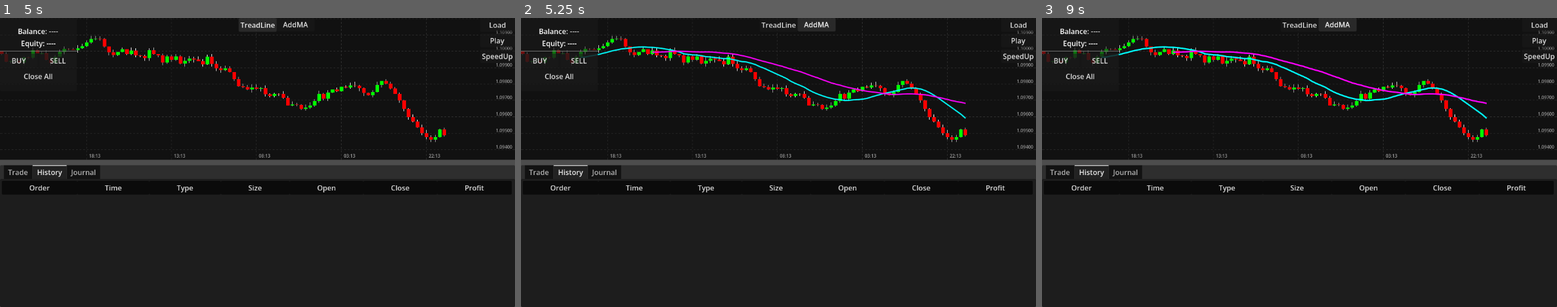
Above: before the commit, frames 1-3 (left to right).
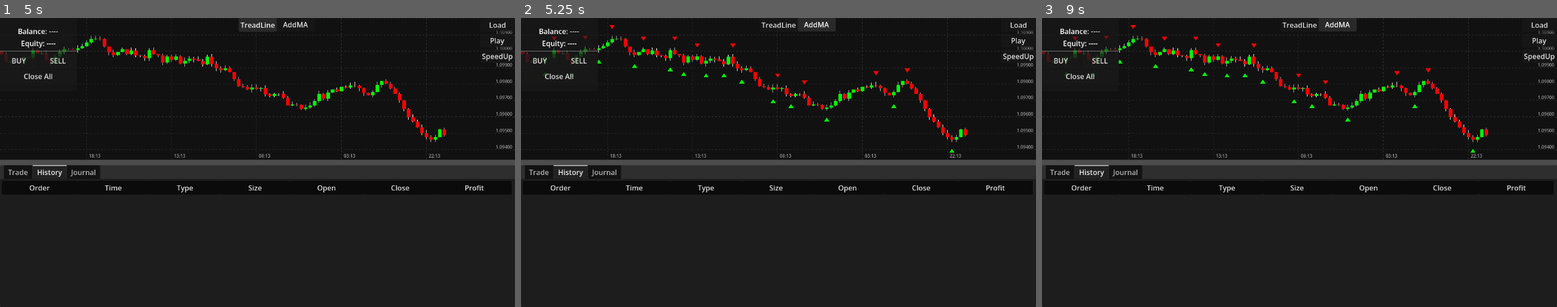
Above: after the commit, the same moments.

Repository: Bupalaoye/SuperTrader
Game: Godot game, scene res://Scenes/MainScene.tscn
Same seed, same stepped clock (60 frames per second), same inputs: the game is played once before the commit and once after it.
Inputs:
- Up to frame 1 (5 s): click "Play" at 0.5 s; click "Play" at 1.25 s; click "SpeedUp" at 2 s; click "BUY" at 2.75 s; click "SELL" at 3.5 s; click "TreadLine" at 4.25 s
- Up to frame 2 (5.25 s): click "AddMA" at 5 s
- Up to frame 3 (9 s): click "SpeedUp" at 5.75 s; click "BUY" at 6.5 s; click "SELL" at 7.25 s; click "TreadLine" at 8 s; click "AddMA" at 8.75 s

Frame 1 is identical in both runs. In frame 2, 1.1% of the frame differs, in the area x 4-87%, y 2-47%; in frame 3, 1.1%.
Error after the commit: Invalid call. Nonexistent function 'add_indicator' in base 'Control (IndicatorLayer)'. (res://Scripts/KLineChart.gd:513)

Commit message:
stash atr change

Diff:
--- a/Scripts/GameController.gd
+++ b/Scripts/GameController.gd
@@ -187,6 +187,7 @@
 	order_window.market_order_requested.connect(_on_order_window_submit)
 	order_window.window_closed.connect(func(): order_window_overlay.visible = false)
 
+
 	print("系统就绪! 请加载 CSV 数据。")
 
 
@@ -228,6 +229,8 @@
 			print("计算并添加 MA14...")
 			chart.calculate_and_add_ma(14, Color.CYAN)
 			chart.calculate_and_add_ma(30, Color.MAGENTA) # 顺便加个 MA30
+			# 同时添加分型
+			chart.calculate_and_add_fractals()
 		)
 
 # --- 交易执行包装器 ---
@@ -246,7 +249,7 @@
 
 # --- 订单窗口接口 ---
 
-# 打开订单窗口
+# 打开订单窗口 (集成 ATR 自动止损计算)
 func _open_order_window(default_type: OrderData.Type):
 	if _cached_last_candle.is_empty():
 		print("没有数据，无法交易")
@@ -254,17 +257,43 @@
 
 	var price = _cached_last_candle.c
 
-	# 显示遮罩和窗口
+	# --- 智能风控计算 (ATR) ---
+	var suggested_sl = 0.0
+	var suggested_tp = 0.0
+
+	# 1. 获取最近的 ATR (周期 14)
+	# 注意：为了性能，这里我们简单计算，或者如果已经有缓存最好。
+	# 由于计算整个历史的 ATR 很快，直接算即可。
+	var atr_values = IndicatorCalculator.calculate_atr(full_history_data, 14)
+	var current_idx = current_playback_index
+
+	# 安全检查：确保索引不越界
+	if current_idx < atr_values.size():
+		var current_atr = atr_values[current_idx]
+		if not is_nan(current_atr) and current_atr > 0:
+			print("当前 ATR(14): %.5f" % current_atr)
+
+			# 策略：止损 = 1.5倍 ATR, 止盈 = 2.0倍 ATR (盈亏比 1:1.3)
+			var sl_dist = current_atr * 1.5
+			var tp_dist = current_atr * 2.5 # 稍微贪婪一点
+
+			if default_type == OrderData.Type.BUY:
+				suggested_sl = price - sl_dist
+				suggested_tp = price + tp_dist
+			else:
+				suggested_sl = price + sl_dist
+				suggested_tp = price - tp_dist
+
+	# 显式显示遮罩和窗口
 	order_window_overlay.visible = true
 	order_window.visible = true
-	order_window_overlay.move_to_front() # 确保在最前
-
-	# 初始化数值 (默认 0.1 手，SL/TP 为 0)
-	order_window.setup_values(0.1, 0.0, 0.0)
+	order_window_overlay.move_to_front()
+
+	# 2. 填入智能计算的数值
+	order_window.setup_values(0.1, suggested_sl, suggested_tp)
 
 	# 立即刷新一次价格
 	order_window.update_market_data(price, price)
-	# 注意：真实交易里 bid 和 ask 有点差，这里模拟器暂且认为 bid=ask=close
 
 # 接收窗口的下单请求
 func _on_order_window_submit(type: OrderData.Type, lots: float, sl: float, tp: float):
--- a/Scripts/IndicatorLayer.gd
+++ b/Scripts/IndicatorLayer.gd
@@ -3,32 +3,39 @@
 
 # --- 依赖 ---
 var _chart: KLineChart
-var _indicators: Array[Dictionary] = [] # 存储所有开启的指标
+var _indicators: Array[Dictionary] = []
 
 # --- 结构定义 ---
-# 指标字典结构:
-# {
-#   "type": "MA",
-#   "data": [Array of floats],
-#   "color": Color,
-#   "width": 1.5,
-#   "is_subwindow": false # 是否像 MACD 那样画在副图 (目前先都画主图)
-# }
+# 1. Line: { type:"Line", data:[], color, width }
+# 2. Band: { type:"Band", data:{ub,lb,mb}, color, width }
+# 3. Marker: { type:"Marker", data:{ index: price, ... }, color, is_up: bool } [新增]
 
 func setup(chart: KLineChart):
 	_chart = chart
 	mouse_filter = MouseFilter.MOUSE_FILTER_IGNORE
 	set_anchors_preset(Control.PRESET_FULL_RECT)
 
-# 添加一个指标数据
-func add_indicator(data_array: Array, color: Color, width: float = 1.0):
-	var ind = {
-		"type": "Line",
-		"data": data_array,
+# 添加普通折线
+func add_line_indicator(data_array: Array, color: Color, width: float = 1.0):
+	_indicators.append({ "type": "Line", "data": data_array, "color": color, "width": width })
+	queue_redraw()
+
+# 添加布林带通道
+func add_band_indicator(data_dict: Dictionary, color: Color, width: float = 1.0):
+	_indicators.append({ "type": "Band", "data": data_dict, "color": color, "width": width })
+	queue_redraw()
+
+# [新增] 添加图标标记 (用于分型 Fractals)
+# data_map: 字典 { index(int): price(float), ... }
+# is_up_arrow: true=向上箭头(标记底), false=向下箭头(标记顶)
+func add_marker_indicator(data_map: Dictionary, color: Color, is_up_arrow: bool):
+	_indicators.append({
+		"type": "Marker",
+		"data": data_map,
 		"color": color,
-		"width": width
-	}
-	_indicators.append(ind)
+		"is_up": is_up_arrow,
+		"width": 1.0
+	})
 	queue_redraw()
 
 func clear_indicators():
@@ -38,47 +45,148 @@
 func _draw():
 	if not _chart or _indicators.is_empty(): return
 
-	# 获取图表可见范围，只绘制可见部分，提升性能
-	# 这里我们需要访问 KLineChart 的一些私有变量，或者再次复用其公开接口
-	# 为了方便，我们在 KLineChart 里加一个 get_visible_range() 接口
-	# 现在先全量绘制，或者简单的视锥剔除
+	var start_idx = max(0, _chart.get_first_visible_index() - 2)
+	var end_idx = min(_chart.get_last_visible_index() + 2, 999999)
 
-	var chart_rect = get_rect()
-	var point_count = _indicators[0].data.size() # 假设所有指标长度和 K线一致
+	for ind in _indicators:
+		if ind.type == "Line":
+			_draw_simple_line(ind, start_idx, end_idx)
+		elif ind.type == "Band":
+			_draw_band_channel(ind, start_idx, end_idx)
+		elif ind.type == "Marker":
+			_draw_markers(ind, start_idx, end_idx)
 
-	# 遍历每一条指标线
-	for ind in _indicators:
-		var data = ind.data
-		var col = ind.color
-		var w = ind.width
-		var points_to_draw = PackedVector2Array()
+# 绘制图标标记
+func _draw_markers(ind: Dictionary, start: int, end: int):
+	var data_map = ind.data
+	var color = ind.color
+	var is_up = ind.is_up
+	var arrow_size = 6.0
+	var offset_y = 15.0 # 距离价格的偏移量像素
 
-		# 这是一个优化点：只遍历屏幕内的索引
-		var start_idx = _chart.get_first_visible_index()
-		var end_idx = _chart.get_last_visible_index()
+	# 遍历可见范围内的索引
+	for i in range(start, end + 1):
+		if data_map.has(i):
+			var price = data_map[i]
+			var x = _chart.get_x_by_index_public(i)
+			var y = _chart.map_price_to_y_public(price)
 
-		# 多画两根以防断裂
-		start_idx = max(0, start_idx - 2)
-		end_idx = min(data.size() - 1, end_idx + 2)
+			var points = PackedVector2Array()
+			if is_up:
+				# 向上箭头 (标记底部，画在 Price 下方)
+				var tip = Vector2(x, y + offset_y)
+				points.append(tip)
+				points.append(Vector2(x - arrow_size, y + offset_y + arrow_size * 1.5))
+				points.append(Vector2(x + arrow_size, y + offset_y + arrow_size * 1.5))
+			else:
+				# 向下箭头 (标记顶部，画在 Price 上方)
+				var tip = Vector2(x, y - offset_y)
+				points.append(tip)
+				points.append(Vector2(x - arrow_size, y - offset_y - arrow_size * 1.5))
+				points.append(Vector2(x + arrow_size, y - offset_y - arrow_size * 1.5))
 
-		for i in range(start_idx, end_idx + 1):
-			var val = data[i]
+			draw_colored_polygon(points, color)
 
-			if is_nan(val):
-				# 如果遇到无效值，且之前有积攒的点，先把之前的线画了（断开处理）
-				if points_to_draw.size() > 1:
-					draw_polyline(points_to_draw, col, w, true)
-				points_to_draw.clear()
-				continue
+# 绘制普通单线
+func _draw_simple_line(ind: Dictionary, start: int, end: int):
+	var data = ind.data
+	var safe_end = min(end, data.size() - 1)
+	if safe_end <= start: return
 
-			# 获取屏幕坐标
-			# X: 这里稍微麻烦，我们需要根据 Index 算 X
-			# KLineChart 需要提供 get_x_by_index
-			var x = _chart.get_x_by_index_public(i)
-			var y = _chart.map_price_to_y_public(val)
+	var points = PackedVector2Array()
 
-			points_to_draw.append(Vector2(x, y))
+	for i in range(start, safe_end + 1):
+		var val = data[i]
+		if is_nan(val):
+			if points.size() > 1:
+				draw_polyline(points, ind.color, ind.width, true)
+			points.clear()
+			continue
 
-		# 画剩下的
-		if points_to_draw.size() > 1:
-			draw_polyline(points_to_draw, col, w, true)
+		var x = _chart.get_x_by_index_public(i)
+		var y = _chart.map_price_to_y_public(val)
+		points.append(Vector2(x, y))
+
+	if points.size() > 1:
+		draw_polyline(points, ind.color, ind.width, true)
+
+# [核心] 绘制通道 (布林带)
+func _draw_band_channel(ind: Dictionary, start: int, end: int):
+	var ub = ind.data.get("ub", [])
+	var lb = ind.data.get("lb", [])
+	var mb = ind.data.get("mb", []) # 中轨可选
+
+	var safe_end = min(end, ub.size() - 1)
+	if safe_end <= start: return
+
+	# --- 1. 绘制半透明填充 (Fill) ---
+	# 颜色处理：取原色，Alpha 通道设为 0.1 ~ 0.2 (半透明)
+	var fill_color = ind.color
+	fill_color.a = 0.15
+
+	# 构建多边形点集：顺时针一圈
+	# 上轨：从左到右 -> 下轨：从右到左
+	var polygon_points = PackedVector2Array()
+	var bottom_points_reversed = PackedVector2Array()
+
+	# 这里我们要处理 NAN 断层。如果中间有断层，必须要把多边形切断
+	# 为了简单高效，我们假设布林带中间不会突然断裂，只要开始有值就是连续的
+
+	var current_chunk_top = PackedVector2Array()
+	var current_chunk_bot = PackedVector2Array()
+
+	for i in range(start, safe_end + 1):
+		var val_u = ub[i]
+		var val_l = lb[i]
+
+		if is_nan(val_u) or is_nan(val_l):
+			# 遇到断层，如果之前有积累了点，先画掉
+			if not current_chunk_top.is_empty():
+				_flush_poly(current_chunk_top, current_chunk_bot, fill_color)
+				current_chunk_top.clear()
+				current_chunk_bot.clear()
+			continue
+
+		var x = _chart.get_x_by_index_public(i)
+		var y_u = _chart.map_price_to_y_public(val_u)
+		var y_l = _chart.map_price_to_y_public(val_l)
+
+		current_chunk_top.append(Vector2(x, y_u))
+		current_chunk_bot.append(Vector2(x, y_l))
+
+	# 循环结束后，画最后一段
+	if not current_chunk_top.is_empty():
+		_flush_poly(current_chunk_top, current_chunk_bot, fill_color)
+
+	# --- 2. 绘制边框线 (Outline) ---
+	# 为了美观，边框线稍微淡一点，或者细一点
+	var line_color = ind.color
+	line_color.a = 0.6 # 边框 60% 透明度
+
+	# 就是调用画线的逻辑，把 UB, LB, MB 分别画一次
+	if not ub.is_empty(): _draw_sub_line(ub, start, safe_end, line_color, 1.0)
+	if not lb.is_empty(): _draw_sub_line(lb, start, safe_end, line_color, 1.0)
+	if not mb.is_empty(): _draw_sub_line(mb, start, safe_end, line_color, 1.0, true) # 中轨可以是虚线或不同色
+
+# 辅助：提交多边形绘制
+func _flush_poly(t: PackedVector2Array, b: PackedVector2Array, c: Color):
+	if t.size() < 2: return
+	var p = t.duplicate()
+	b.reverse()
+	p.append_array(b)
+	draw_colored_polygon(p, c)
+
+# 辅助：画内部单线
+func _draw_sub_line(data: Array, start: int, end: int, col: Color, w: float, dashed: bool = false):
+	var points = PackedVector2Array()
+	for i in range(start, end + 1):
+		var v = data[i]
+		if is_nan(v):
+			if points.size() > 1: _draw_seg(points, col, w, dashed)
+			points.clear(); continue
+		points.append(Vector2(_chart.get_x_by_index_public(i),_chart.map_price_to_y_public(v)))
+	if points.size() > 1: _draw_seg(points, col, w, dashed)
+
+func _draw_seg(pts: PackedVector2Array, c: Color, w: float, d: bool):
+	if d: for i in range(pts.size()-1): if i%2==0: draw_line(pts[i], pts[i+1], c, w)
+	else: draw_polyline(pts, c, w, true)
--- a/Scripts/KLineChart.gd
+++ b/Scripts/KLineChart.gd
@@ -554,3 +554,46 @@
 	_end_index = _all_candles.size() - 1
 	_clamp_view() # 确保不越界
 	queue_redraw()
+
+
+# [新增] 计算并添加布林带
+func calculate_and_add_bollinger(period: int = 20, multiplier: float = 2.0, color: Color = Color.TEAL):
+	# 1. 准备数据
+	# 为了提高效率，这里最好只提取 Close 数组
+	var closes = []
+	for c in _all_candles:
+		closes.append(c.c)
+
+	if closes.is_empty(): return
+
+	# 2. 计算 (调用 IndicatorCalculator)
+	var result_dict = IndicatorCalculator.calculate_bollinger_bands(closes, period, multiplier)
+
+	# 3. 添加到图层 (新接口)
+	# 指标层的 add_band_indicator 会自动处理半透明填充
+	if _indicator_layer:
+		# 旧接口是 add_indicator，我们需要兼容或区分
+		# 这里我们直接修改 _indicator_layer 的代码，所以直接用
+		_indicator_layer.add_band_indicator(result_dict, color, 1.0)
+
+	print("已添加布林带: N=%d, K=%.1f" % [period, multiplier])
+
+# [新增] 计算并显示分型 (Fractals)
+func calculate_and_add_fractals():
+	if _all_candles.size() < 5: return
+
+	# 1. 计算
+	var result = IndicatorCalculator.calculate_fractals(_all_candles)
+
+	# result = {"highs": {index: price}, "lows": {index: price}}
+
+	if _indicator_layer:
+		# 2. 绘制顶分型 (红色向下箭头)
+		# is_up_arrow = false
+		_indicator_layer.add_marker_indicator(result.highs, Color.RED, false)
+
+		# 3. 绘制底分型 (绿色向上箭头)
+		# is_up_arrow = true
+		_indicator_layer.add_marker_indicator(result.lows, Color.GREEN, true)
+
+	print("已添加分型标记 (Fractals)")
